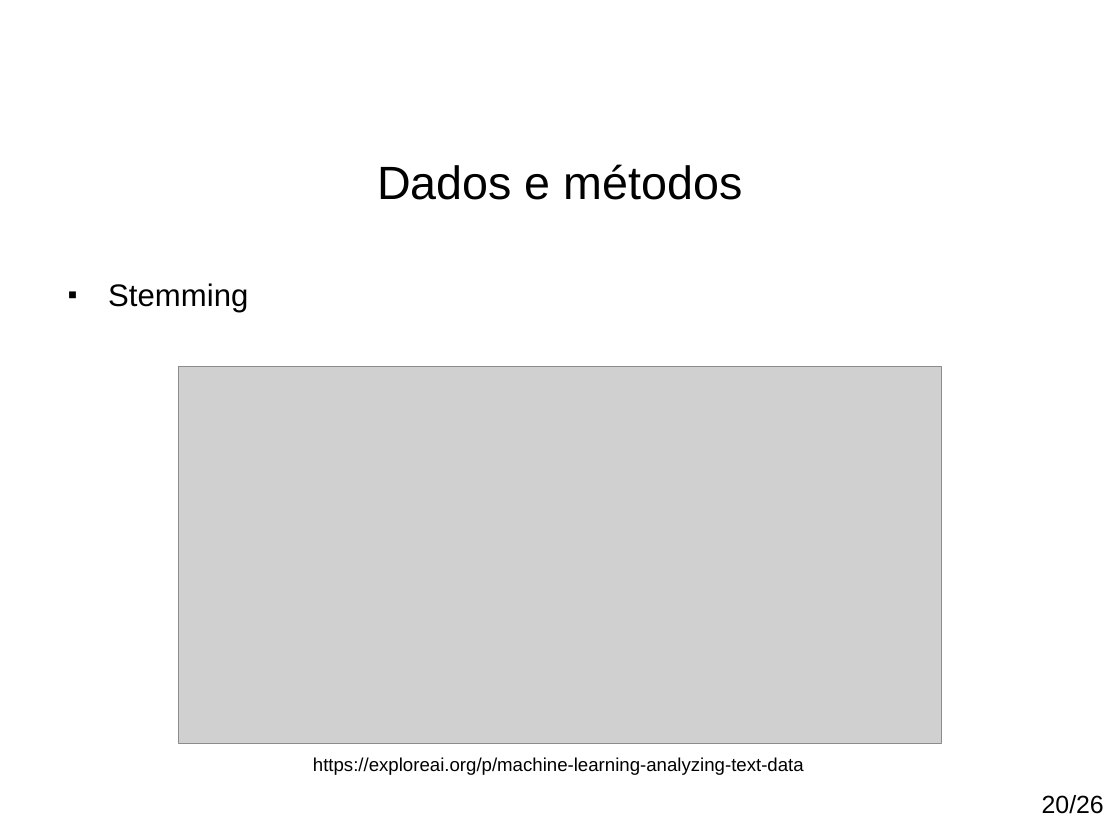
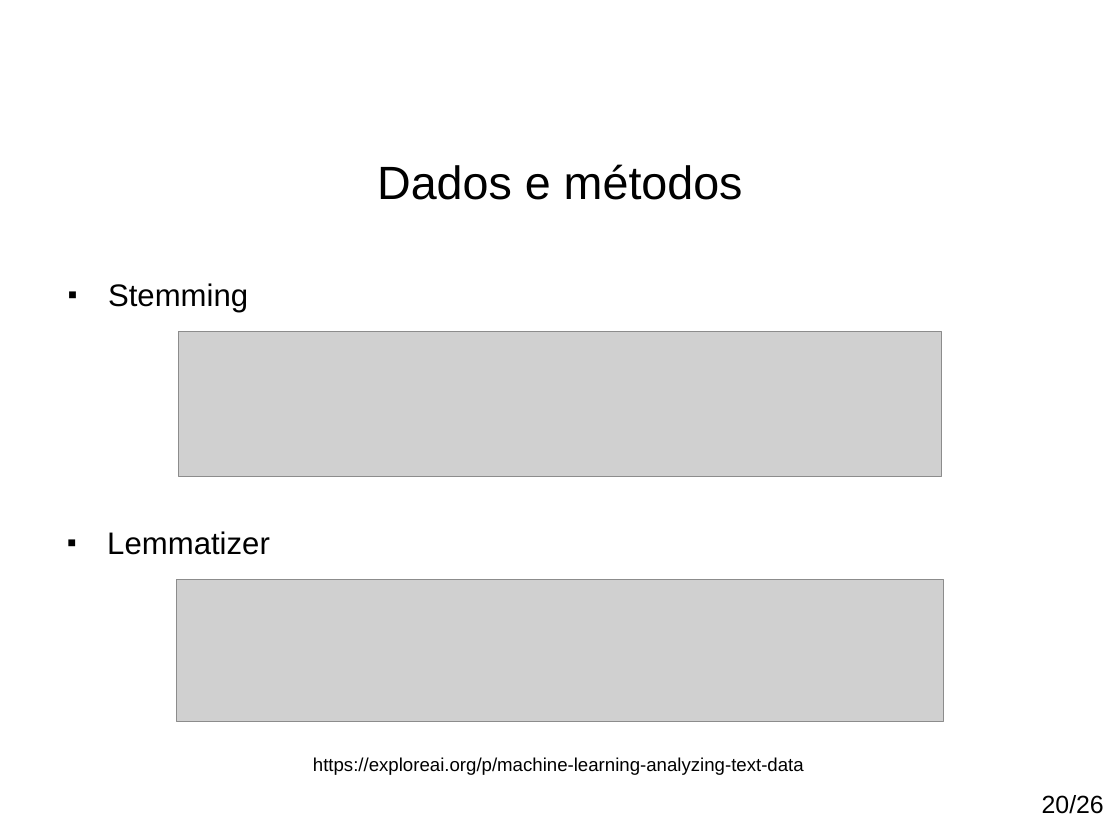
Before and after one commit to paulohq/apresentacao-NLP, a slide deck: slide 23 of apresentacao-mineracao-de-sugestoes.ppt (slide 26 before the commit). Drawn at 1120x840 pixels with LibreOffice and Linux fonts; fonts in the diff are those of the drawing; grey boxes stand for pictures; background and template pictures are left out. Boxes give left, top, right and bottom in pixels: in the first picture for what was removed or moved away, otherwise in the second. Text is boxed around its words. In the diff, an @@ line names an element or a change of style, - is before the commit and + after.

```diff
--- a/apresentacao-mineracao-de-sugestoes.ppt
+++ b/apresentacao-mineracao-de-sugestoes.ppt
@@ text "Stemming" at (x1=108, y1=283, x2=248, y2=313): indent changed @@
@@ picture added at (x1=179, y1=332, x2=942, y2=476) @@
@@ text added at (x1=107, y1=531, x2=270, y2=555), 20 pt, text #000000 @@
+■ Lemmatizer
@@ picture resized from (x1=178, y1=366, x2=941, y2=743) to (x1=176, y1=580, x2=943, y2=721) @@
```
Also in this commit, not shown: 25 other slides changed, 4 slides removed, 2 other files.
